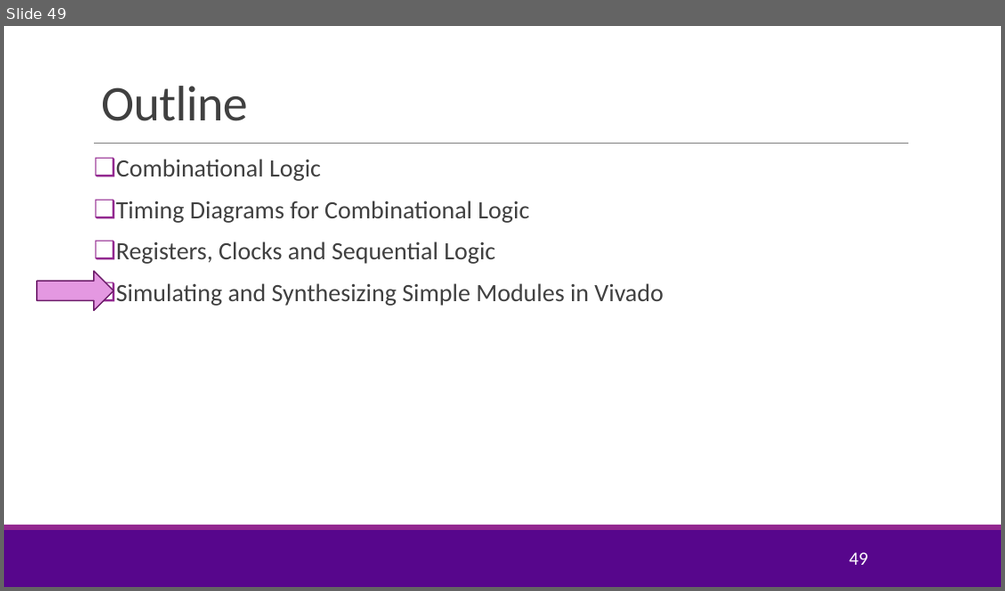
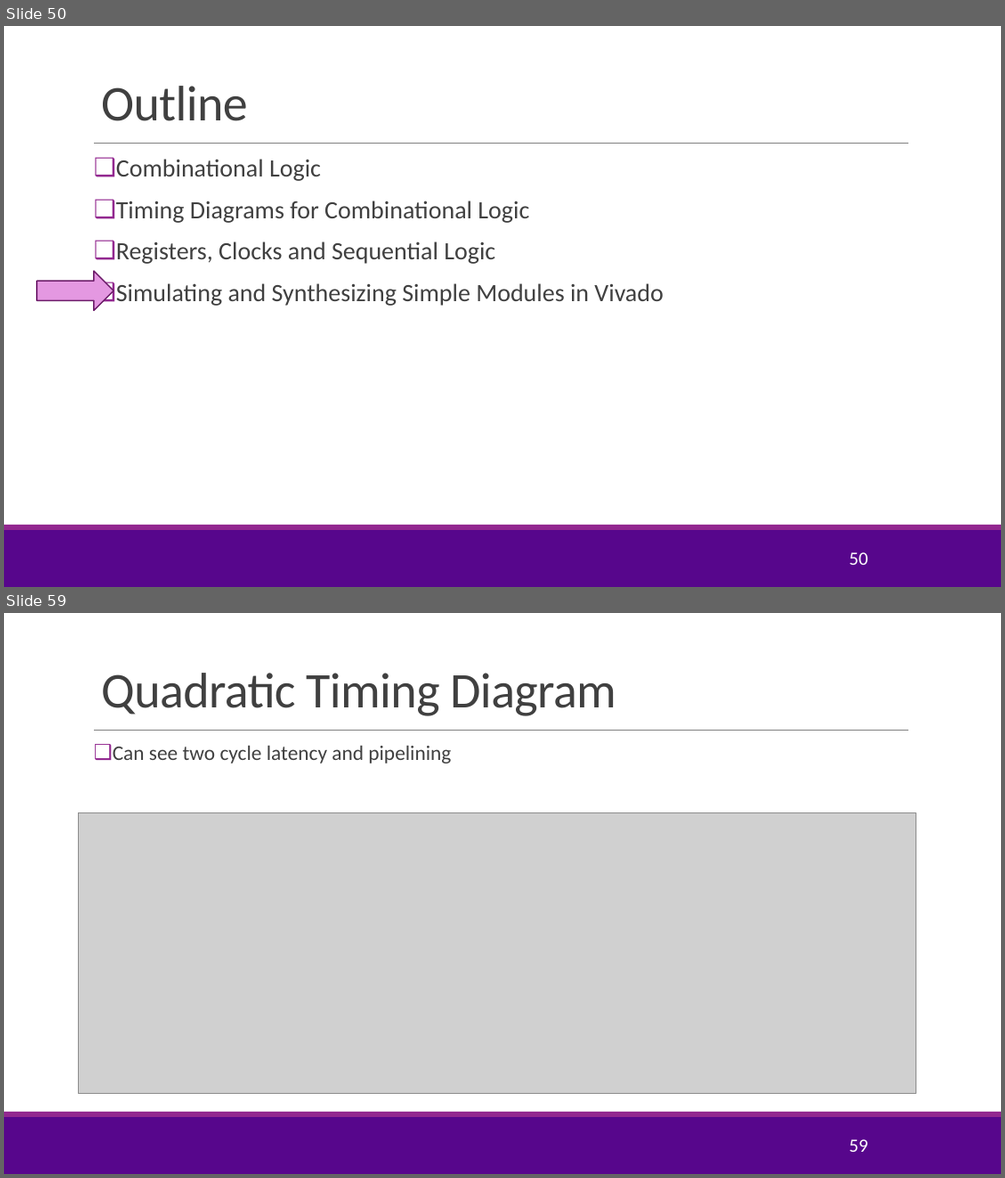
Before and after one commit to sdrangan/hwdesign, a slide deck: units/unit01_basic_logic/basic_logic.pptx. Shown one above the other, each under a label of ours: slide 49 before the commit, slides 50 and 59 after it; the slides between them are not shown. The pictures are 1005x591 and 1005x1178 pixels, drawn with LibreOffice and Linux fonts; fonts in the diff are those of the drawing; grey boxes stand for pictures; background and template pictures are left out. Boxes give left, top, right and bottom in pixels: in the first picture for what was removed or moved away, otherwise in the second. Text is boxed around its words. In the diff, an @@ line names an element or a change of style, - is before the commit and + after.

```diff
--- a/units/unit01_basic_logic/basic_logic.pptx
+++ b/units/unit01_basic_logic/basic_logic.pptx
@@ slide 59 added at [4, 613, 1001, 1174], background #FFFFFF; not listed: 3 template elements that a slide beside it also shows @@
@@ title added at [101, 673, 616, 716], 48 pt, text #404040 @@
+Quadratic Timing Diagram
@@ text added at [113, 746, 451, 763], 20 pt, text #404040 @@
+❑ Can see two cycle latency and pipelining
@@ picture added at [78, 813, 916, 1093] @@
@@ page number added at [849, 1139, 867, 1151], 18 pt, text #FFFFFF @@
+59
@@ what was slide 49 is now slide 50 @@
@@ page number at [849, 552, 867, 564]: text changed @@
-49
+50
```
Also in this commit, not shown: 6 slides changed, 9 other slides added, 14 other files.
